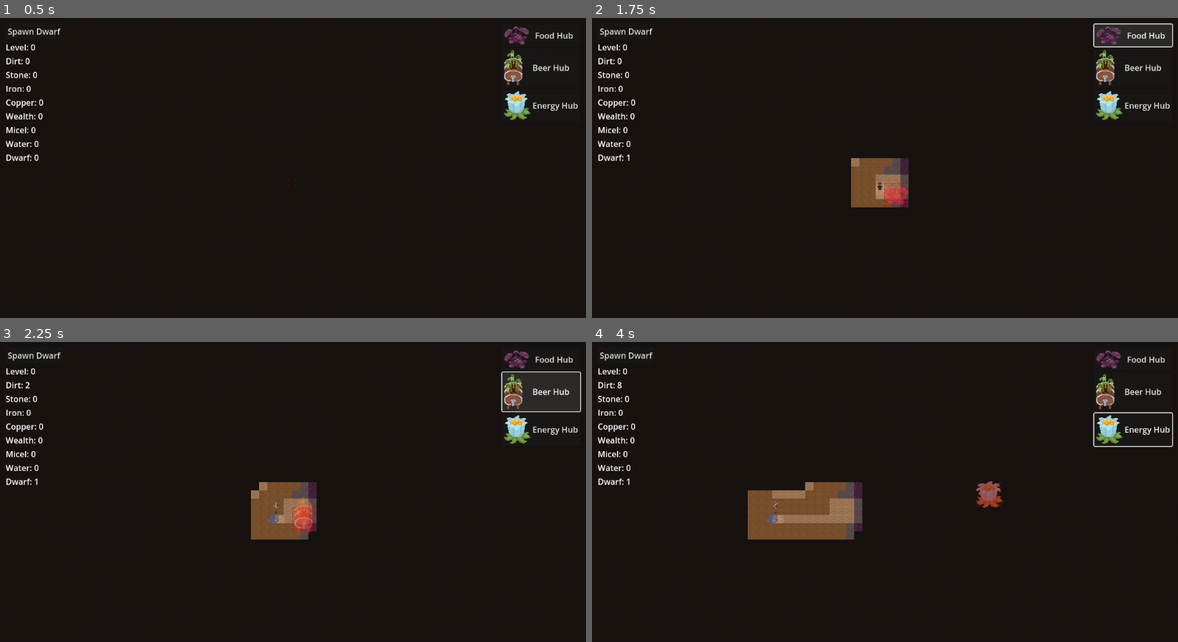
Above: before the commit, frames 1-4 (two rows, left to right).
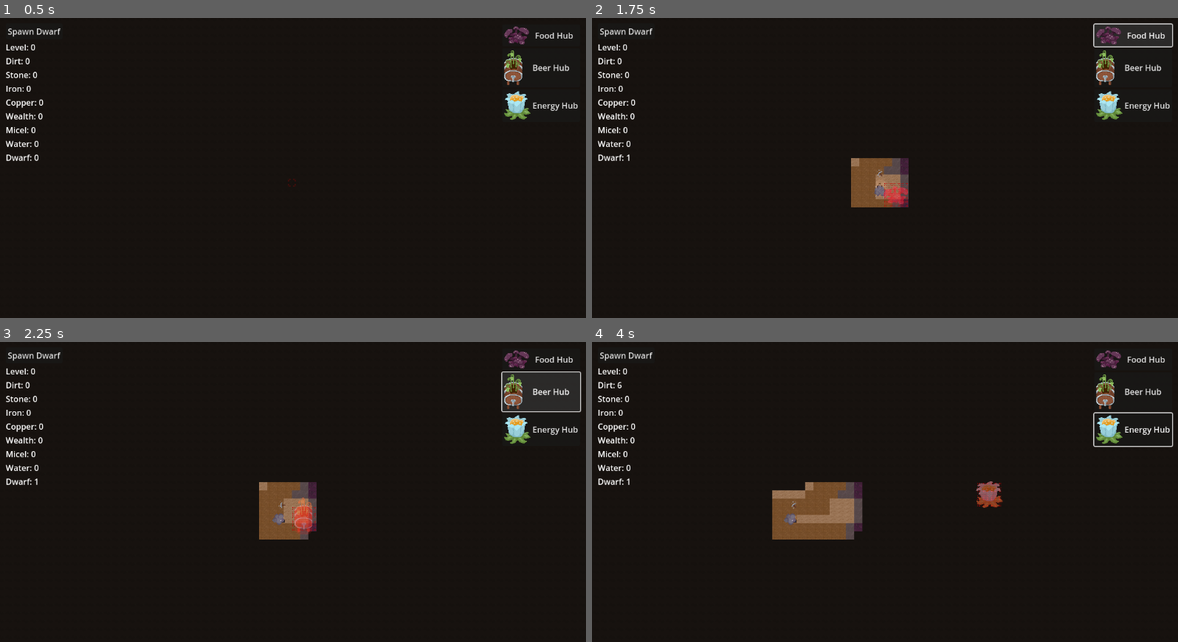
Above: after the commit, the same moments.

Repository: themoonforge/evergrove
Game: Godot game, scene res://world.tscn
The game is run twice, just before and just after one commit, with the same random seed, the same clock (stepped at 60 frames per second) and the same inputs.
Inputs (mouse positions are in pixels of both pictures, inside the frame that each line leads up to):
- Up to frame 1 (0.5 s): no input
- Up to frame 2 (1.75 s): click "Spawn Dwarf" at 0.5 s; click "Food Hub" at 1.25 s
- Up to frame 3 (2.25 s): click "Beer Hub" at 2 s
- Up to frame 4 (4 s): click "Energy Hub" at 2.75 s; tap Enter at 3.5 s; move the mouse to (1013, 489) at 3.52 s; hold Right (ui_right) from 3.53 s (still down); tap G at 3.6 s; click (1013, 489) at 3.67 s

Frame 1 is identical in both runs. In frame 2, less than 0.1% of the frame differs, in the area x 48-51%, y 50-60%; in frame 3, 0.3%; in frame 4, 0.8%, in the area x 4-36%, y 13-66%.

Commit message:
simplify agent logic + dwarf hair fix

Diff:
--- a/evergrove/AI/agent.gd
+++ b/evergrove/AI/agent.gd
@@ -1,5 +1,7 @@
 # Controller for an individual instance of an AI agent
 class_name Agent extends Node
+
+const Utils = preload("res://Utils.gd")
 
 # defaults
 const DEFAULT_TYPE: ai_globals.AGENT_TYPE = ai_globals.AGENT_TYPE.DWARF
@@ -88,53 +90,63 @@
 		return
 
 	var task: Task = tasks.front()
+	var dwarf: Dwarf = self.get_parent()
 
 	match task.type:
 		ai_globals.TASK_TYPE.MOVE_TO:
 			# TODO: do not use Vec3 distance or +- 1 layer might falsely trigger target reached
-			if Vector3(self.get_parent().current_position.x, self.get_parent().current_position.y, self.get_parent().current_level).distance_to(Vector3(task.location.coordinates.x, task.location.coordinates.y, task.location.layer)) > 1.0 and not working_on_task:
-				var movement_target:Vector3i = self.get_parent().walk_to(Vector2(task.location.coordinates.x, task.location.coordinates.y), task.location.layer)
-				task.location.coordinates.x = movement_target.x
-				task.location.coordinates.y = movement_target.y
-				task.location.layer = movement_target.z
-				print("Agent "+str(self)+" moving to task location "+str(task.location))
-				working_on_task = true
-			elif Vector3(self.get_parent().current_position.x, self.get_parent().current_position.y, self.get_parent().current_level).distance_to(Vector3(task.location.coordinates.x, task.location.coordinates.y, task.location.layer)) < 1.0 and  working_on_task:
+			if !working_on_task: # && !is_on_position(dwarf, task.location.coordinates, task.location.layer):
+				walk_to(dwarf, task)
+			else:
+				if is_finished_walking(dwarf):
+					if !is_on_position(dwarf, task):
+						print("woops not on possition -> debug needed")
 					if task.waiting_time <= 0:
 						if task.has_callback:
-							task.callback.call(self.get_parent())
+							task.callback.call(dwarf)
 						tasks.pop_front()
 						print("Agent "+str(self)+" reached task location")
 						working_on_task = false
+						accepting_tasks = true
 					elif !task.running:
 						task.running = true
-						task.waining_callback.call(self.get_parent())
+						task.waining_callback.call(dwarf)
 					else:
 						task.waiting_time -= 1
+				else:
+					print("Agent "+str(self)+" still on task")
 		ai_globals.TASK_TYPE.SLEEP:
 			if task.location.invalid:
 				print("Agent "+str(self)+" unable to do sleep task, target invalid (probably no energy hub exists)")
 				return
-			if not working_on_task:
-				var movement_target:Vector3i = self.get_parent().walk_to(Vector2(task.location.coordinates.x, task.location.coordinates.y), task.location.layer)
-				task.location.coordinates.x = movement_target.x
-				task.location.coordinates.y = movement_target.y
-				task.location.layer = movement_target.z
-				print("Agent "+str(self)+" moving to task location "+str(task.location))
-				working_on_task = true
-			elif Vector3(self.get_parent().current_position.x, self.get_parent().current_position.y, self.get_parent().current_level).distance_to(Vector3(task.location.coordinates.x, task.location.coordinates.y, task.location.layer)) < 1.0 and working_on_task:
-				#print("Agent "+str(self)+" reached task location")
-				if energy < DEFAULT_ENERGY:
-					self.get_parent().set_sleeping()
+			if !working_on_task: # && !is_on_position(dwarf, task.location.coordinates, task.location.layer):
+				walk_to(dwarf, task)
+			else:
+				if is_finished_walking(dwarf):
+					dwarf.set_sleeping()
 					if energy + ENERGY_RECHARGE_PER_TICK >= DEFAULT_ENERGY:
 						energy = DEFAULT_ENERGY
 						if task.has_callback:
-							task.callback.call(self.get_parent())
+							task.callback.call(dwarf)
 						tasks.pop_front()
 						recharge_energy_queued = false
 						working_on_task = false
 						accepting_tasks = true
 						zero_energy_mode = false
-						self.get_parent().set_normal()
+						dwarf.set_normal()
 					else:
 						energy += ENERGY_RECHARGE_PER_TICK
+
+func is_on_position(dwarf: Dwarf, task: Task) -> bool:
+	return dwarf.current_level == task.location.layer && task.location.coordinates.distance_to(dwarf.current_position) < 1
+
+func walk_to(dwarf: Dwarf, task: Task) -> void:
+	var movement_target:Vector3i = dwarf.walk_to(task.location.coordinates, task.location.layer)
+	task.location.coordinates.x = movement_target.x
+	task.location.coordinates.y = movement_target.y
+	task.location.layer = movement_target.z
+	print("Agent "+str(self)+" moving to task location "+str(task.location))
+	working_on_task = true
+
+func is_finished_walking(dwarf: Dwarf) -> bool:
+	return dwarf.behaviour == Utils.Behaviour.IDLE || dwarf.walking_path.size() == 0
--- a/evergrove/dwarf/Dwarf.tscn
+++ b/evergrove/dwarf/Dwarf.tscn
@@ -35,26 +35,50 @@
 [ext_resource type="Texture2D" uid="uid://dqikyky8dx0lp" path="res://dwarf/thin/clothing/base_right1.png" id="41_bq5tj"]
 [ext_resource type="Texture2D" uid="uid://damc5e2g33orf" path="res://dwarf/thin/clothing/base_right2.png" id="42_ayiut"]
 [ext_resource type="Texture2D" uid="uid://cos6dorj855xr" path="res://dwarf/thin/hair/pigtails_base_back1.png" id="43_0po0j"]
+[ext_resource type="Texture2D" uid="uid://cdsrbm77idenp" path="res://dwarf/thicc/hair/hair_base_back1.png" id="43_rhq6n"]
+[ext_resource type="Texture2D" uid="uid://cqtnoa5ef6bao" path="res://dwarf/thicc/hair/hair_base_back2.png" id="44_32cl6"]
 [ext_resource type="Texture2D" uid="uid://ykfw7hbqlhpk" path="res://dwarf/thin/hair/pigtails_base_back2.png" id="44_jvku3"]
 [ext_resource type="Texture2D" uid="uid://qwwny1gwq8cu" path="res://dwarf/thin/hair/pigtails_base_front1.png" id="45_ksf8u"]
+[ext_resource type="Texture2D" uid="uid://dnkmbtnw1fys4" path="res://dwarf/thicc/hair/hair_base_front1.png" id="45_vi67o"]
 [ext_resource type="Texture2D" uid="uid://c0daq0nka3pux" path="res://dwarf/thin/hair/pigtails_base_front2.png" id="46_10qqo"]
+[ext_resource type="Texture2D" uid="uid://gfg1dgs524j1" path="res://dwarf/thicc/hair/hair_base_front2.png" id="46_eclmw"]
+[ext_resource type="Texture2D" uid="uid://2chstovrr1oi" path="res://dwarf/thicc/hair/hair_base_left1.png" id="47_326w5"]
 [ext_resource type="Texture2D" uid="uid://bx8qfp8yp56jq" path="res://dwarf/thin/hair/pigtails_base_left1.png" id="47_ne6eh"]
 [ext_resource type="Texture2D" uid="uid://damfdrvwgguem" path="res://dwarf/thin/hair/pigtails_base_left2.png" id="48_1k3m5"]
+[ext_resource type="Texture2D" uid="uid://kg06kjtex3p5" path="res://dwarf/thicc/hair/hair_base_left2.png" id="48_h4jvs"]
 [ext_resource type="Texture2D" uid="uid://c0obw7pa2kehk" path="res://dwarf/thin/hair/pigtails_base_right1.png" id="49_bv2bn"]
+[ext_resource type="Texture2D" uid="uid://bm0gjfjluea8u" path="res://dwarf/thicc/hair/hair_base_right1.png" id="49_j34cu"]
+[ext_resource type="Texture2D" uid="uid://dmncrfxus8kna" path="res://dwarf/thicc/hair/hair_base_right2.png" id="50_4ylsu"]
 [ext_resource type="Texture2D" uid="uid://dg4s7vsbkqcbi" path="res://dwarf/thin/hair/pigtails_base_right2.png" id="50_bnb1r"]
+[ext_resource type="Texture2D" uid="uid://cp3en7jmnsof0" path="res://dwarf/thicc/clothing/base_back1.png" id="51_2lvc8"]
 [ext_resource type="Texture2D" uid="uid://h1idmsb2ertm" path="res://dwarf/light.png" id="51_d1oub"]
 [ext_resource type="Texture2D" uid="uid://jp56uc3l0g6q" path="res://dwarf/beer/beer1.png" id="51_epq61"]
 [ext_resource type="Texture2D" uid="uid://inm3k1w0cnk" path="res://dwarf/dust/dust1.png" id="51_odk3u"]
+[ext_resource type="Texture2D" uid="uid://dkpx0sf18yr8c" path="res://dwarf/thicc/clothing/base_back2.png" id="52_0khjb"]
 [ext_resource type="Texture2D" uid="uid://dtp6gtdaufklt" path="res://dwarf/beer/beer2.png" id="52_8lj4m"]
 [ext_resource type="Texture2D" uid="uid://cvjnd6ve7kkt2" path="res://placeholder.png" id="52_hkdl5"]
 [ext_resource type="Texture2D" uid="uid://bisjwwocnk0ic" path="res://dwarf/dust/dust2.png" id="52_hp4v7"]
 [ext_resource type="Texture2D" uid="uid://b6jkkm4lent4" path="res://dwarf/food/food1.png" id="53_tupv2"]
 [ext_resource type="Texture2D" uid="uid://wlufure3rfcb" path="res://dwarf/dust/dust3.png" id="53_v265o"]
+[ext_resource type="Texture2D" uid="uid://1x068vkshg8l" path="res://dwarf/thicc/clothing/base_front1.png" id="53_yg6tq"]
 [ext_resource type="Texture2D" uid="uid://cocq3eyna4ea7" path="res://dwarf/food/food2.png" id="54_2ggct"]
+[ext_resource type="Texture2D" uid="uid://u2spnixhjkrb" path="res://dwarf/thicc/clothing/base_front2.png" id="54_wmia4"]
+[ext_resource type="Texture2D" uid="uid://cux3ghefcsvg4" path="res://dwarf/thicc/clothing/base_left1.png" id="55_i8jyk"]
 [ext_resource type="Texture2D" uid="uid://bh5ikmwcyi8c7" path="res://dwarf/pickaxe/pickaxe1.png" id="55_qm2om"]
+[ext_resource type="Texture2D" uid="uid://cj1ykh07barmq" path="res://dwarf/thicc/clothing/base_left2.png" id="56_8ekg6"]
 [ext_resource type="Texture2D" uid="uid://qebsctgxrso0" path="res://dwarf/pickaxe/pickaxe2.png" id="56_rfcbn"]
+[ext_resource type="Texture2D" uid="uid://wo3b6nh471fj" path="res://dwarf/thicc/clothing/base_right1.png" id="57_64smk"]
 [ext_resource type="Texture2D" uid="uid://dg7gg5ic02bg8" path="res://dwarf/energy/energy1.png" id="57_vldmd"]
+[ext_resource type="Texture2D" uid="uid://brmkox3mjs3k8" path="res://dwarf/thicc/clothing/base_right2.png" id="58_rdfrv"]
 [ext_resource type="Texture2D" uid="uid://dkm4b0l610pc3" path="res://dwarf/energy/energy2.png" id="58_uco67"]
+[ext_resource type="Texture2D" uid="uid://hcqg7cku1i2p" path="res://dwarf/thicc/body/medium/medium_skin_back1.png" id="59_c2eke"]
+[ext_resource type="Texture2D" uid="uid://joif70hkgfrr" path="res://dwarf/thicc/body/medium/medium_skin_back2.png" id="60_17g4f"]
+[ext_resource type="Texture2D" uid="uid://dx5gjn01dn7lc" path="res://dwarf/thicc/body/medium/medium_skin_front1.png" id="61_f16lb"]
+[ext_resource type="Texture2D" uid="uid://b1pq4uaj03hd" path="res://dwarf/thicc/body/medium/medium_skin_front2.png" id="62_najyw"]
+[ext_resource type="Texture2D" uid="uid://sbgmgirlxyo2" path="res://dwarf/thicc/body/medium/medium_skin_left1.png" id="63_13hbl"]
+[ext_resource type="Texture2D" uid="uid://bgqhjp6crh355" path="res://dwarf/thicc/body/medium/medium_skin_left2.png" id="64_03r85"]
+[ext_resource type="Texture2D" uid="uid://j18mejkb7pdw" path="res://dwarf/thicc/body/medium/medium_skin_right1.png" id="65_pkj4e"]
+[ext_resource type="Texture2D" uid="uid://3oglnev1bvq8" path="res://dwarf/thicc/body/medium/medium_skin_right2.png" id="66_sfkjb"]
 
 [sub_resource type="SpriteFrames" id="SpriteFrames_04c1a"]
 animations = [{
@@ -289,6 +313,61 @@
 "name": &"default",
 "speed": 5.0
 }, {
+"frames": [{
+"duration": 1.0,
+"texture": ExtResource("43_0po0j")
+}, {
+"duration": 1.0,
+"texture": ExtResource("44_jvku3")
+}],
+"loop": true,
+"name": &"hair_base_back",
+"speed": 5.0
+}, {
+"frames": [{
+"duration": 1.0,
+"texture": ExtResource("45_ksf8u")
+}, {
+"duration": 1.0,
+"texture": ExtResource("46_10qqo")
+}],
+"loop": true,
+"name": &"hair_base_front",
+"speed": 5.0
+}, {
+"frames": [{
+"duration": 1.0,
+"texture": ExtResource("45_ksf8u")
+}, {
+"duration": 1.0,
+"texture": ExtResource("46_10qqo")
+}],
+"loop": true,
+"name": &"hair_base_idle",
+"speed": 5.0
+}, {
+"frames": [{
+"duration": 1.0,
+"texture": ExtResource("47_ne6eh")
+}, {
+"duration": 1.0,
+"texture": ExtResource("48_1k3m5")
+}],
+"loop": true,
+"name": &"hair_base_left",
+"speed": 5.0
+}, {
+"frames": [{
+"duration": 1.0,
+"texture": ExtResource("49_bv2bn")
+}, {
+"duration": 1.0,
+"texture": ExtResource("50_bnb1r")
+}],
+"loop": true,
+"name": &"hair_base_right",
+"speed": 5.0
+}, {
 "frames": [],
 "loop": true,
 "name": &"iro_ginger",
@@ -397,6 +476,400 @@
 "frames": [],
 "loop": true,
 "name": &"pigtails_grey",
+"speed": 5.0
+}]
+
+[sub_resource type="SpriteFrames" id="SpriteFrames_5kv3e"]
+animations = [{
+"frames": [{
+"duration": 1.0,
+"texture": ExtResource("59_c2eke")
+}, {
+"duration": 1.0,
+"texture": ExtResource("60_17g4f")
+}],
+"loop": true,
+"name": &"dark_back",
+"speed": 5.0
+}, {
+"frames": [{
+"duration": 1.0,
+"texture": ExtResource("61_f16lb")
+}, {
+"duration": 1.0,
+"texture": ExtResource("62_najyw")
+}],
+"loop": true,
+"name": &"dark_front",
+"speed": 5.0
+}, {
+"frames": [{
+"duration": 1.0,
+"texture": ExtResource("61_f16lb")
+}, {
+"duration": 1.0,
+"texture": ExtResource("62_najyw")
+}],
+"loop": true,
+"name": &"dark_idle",
+"speed": 5.0
+}, {
+"frames": [{
+"duration": 1.0,
+"texture": ExtResource("63_13hbl")
+}, {
+"duration": 1.0,
+"texture": ExtResource("64_03r85")
+}],
+"loop": true,
+"name": &"dark_left",
+"speed": 5.0
+}, {
+"frames": [{
+"duration": 1.0,
+"texture": ExtResource("65_pkj4e")
+}, {
+"duration": 1.0,
+"texture": ExtResource("66_sfkjb")
+}],
+"loop": true,
+"name": &"dark_right",
+"speed": 5.0
+}, {
+"frames": [{
+"duration": 1.0,
+"texture": ExtResource("59_c2eke")
+}, {
+"duration": 1.0,
+"texture": ExtResource("60_17g4f")
+}],
+"loop": true,
+"name": &"light_back",
+"speed": 5.0
+}, {
+"frames": [{
+"duration": 1.0,
+"texture": ExtResource("61_f16lb")
+}, {
+"duration": 1.0,
+"texture": ExtResource("62_najyw")
+}],
+"loop": true,
+"name": &"light_front",
+"speed": 5.0
+}, {
+"frames": [{
+"duration": 1.0,
+"texture": ExtResource("61_f16lb")
+}, {
+"duration": 1.0,
+"texture": ExtResource("62_najyw")
+}],
+"loop": true,
+"name": &"light_idle",
+"speed": 5.0
+}, {
+"frames": [{
+"duration": 1.0,
+"texture": ExtResource("63_13hbl")
+}, {
+"duration": 1.0,
+"texture": ExtResource("64_03r85")
+}],
+"loop": true,
+"name": &"light_left",
+"speed": 5.0
+}, {
+"frames": [{
+"duration": 1.0,
+"texture": ExtResource("65_pkj4e")
+}, {
+"duration": 1.0,
+"texture": ExtResource("66_sfkjb")
+}],
+"loop": true,
+"name": &"light_right",
+"speed": 5.0
+}, {
+"frames": [{
+"duration": 1.0,
+"texture": ExtResource("59_c2eke")
+}, {
+"duration": 1.0,
+"texture": ExtResource("60_17g4f")
+}],
+"loop": true,
+"name": &"medium_back",
+"speed": 5.0
+}, {
+"frames": [{
+"duration": 1.0,
+"texture": ExtResource("61_f16lb")
+}, {
+"duration": 1.0,
+"texture": ExtResource("62_najyw")
+}],
+"loop": true,
+"name": &"medium_front",
+"speed": 5.0
+}, {
+"frames": [{
+"duration": 1.0,
+"texture": ExtResource("61_f16lb")
+}, {
+"duration": 1.0,
+"texture": ExtResource("62_najyw")
+}],
+"loop": true,
+"name": &"medium_idle",
+"speed": 5.0
+}, {
+"frames": [{
+"duration": 1.0,
+"texture": ExtResource("63_13hbl")
+}, {
+"duration": 1.0,
+"texture": ExtResource("64_03r85")
+}],
+"loop": true,
+"name": &"medium_left",
+"speed": 5.0
+}, {
+"frames": [{
+"duration": 1.0,
+"texture": ExtResource("65_pkj4e")
+}, {
+"duration": 1.0,
+"texture": ExtResource("66_sfkjb")
+}],
+"loop": true,
+"name": &"medium_right",
+"speed": 5.0
+}]
+
+[sub_resource type="SpriteFrames" id="SpriteFrames_8gid6"]
+animations = [{
+"frames": [{
+"duration": 1.0,
+"texture": ExtResource("51_2lvc8")
+}, {
+"duration": 1.0,
+"texture": ExtResource("52_0khjb")
+}],
+"loop": true,
+"name": &"back",
+"speed": 5.0
+}, {
+"frames": [{
+"duration": 1.0,
+"texture": ExtResource("53_yg6tq")
+}, {
+"duration": 1.0,
+"texture": ExtResource("54_wmia4")
+}],
+"loop": true,
+"name": &"front",
+"speed": 5.0
+}, {
+"frames": [{
+"duration": 1.0,
+"texture": ExtResource("53_yg6tq")
+}, {
+"duration": 1.0,
+"texture": ExtResource("54_wmia4")
+}],
+"loop": true,
+"name": &"idle",
+"speed": 5.0
+}, {
+"frames": [{
+"duration": 1.0,
+"texture": ExtResource("55_i8jyk")
+}, {
+"duration": 1.0,
+"texture": ExtResource("56_8ekg6")
+}],
+"loop": true,
+"name": &"left",
+"speed": 5.0
+}, {
+"frames": [{
+"duration": 1.0,
+"texture": ExtResource("57_64smk")
+}, {
+"duration": 1.0,
+"texture": ExtResource("58_rdfrv")
+}],
+"loop": true,
+"name": &"right",
+"speed": 5.0
+}]
+
+[sub_resource type="SpriteFrames" id="SpriteFrames_ei4od"]
+animations = [{
+"frames": [{
+"duration": 1.0,
+"texture": ExtResource("43_rhq6n")
+}, {
+"duration": 1.0,
+"texture": ExtResource("44_32cl6")
+}],
+"loop": true,
+"name": &"hair_base_back",
+"speed": 5.0
+}, {
+"frames": [{
+"duration": 1.0,
+"texture": ExtResource("45_vi67o")
+}, {
+"duration": 1.0,
+"texture": ExtResource("46_eclmw")
+}],
+"loop": true,
+"name": &"hair_base_front",
+"speed": 5.0
+}, {
+"frames": [{
+"duration": 1.0,
+"texture": ExtResource("45_vi67o")
+}, {
+"duration": 1.0,
+"texture": ExtResource("46_eclmw")
+}],
+"loop": true,
+"name": &"hair_base_idle",
+"speed": 5.0
+}, {
+"frames": [{
+"duration": 1.0,
+"texture": ExtResource("47_326w5")
+}, {
+"duration": 1.0,
+"texture": ExtResource("48_h4jvs")
+}],
+"loop": true,
+"name": &"hair_base_left",
+"speed": 5.0
+}, {
+"frames": [{
+"duration": 1.0,
+"texture": ExtResource("49_j34cu")
+}, {
+"duration": 1.0,
+"texture": ExtResource("50_4ylsu")
+}],
+"loop": true,
+"name": &"hair_base_right",
+"speed": 5.0
+}, {
+"frames": [{
+"duration": 1.0,
+"texture": ExtResource("43_rhq6n")
+}, {
+"duration": 1.0,
+"texture": ExtResource("44_32cl6")
+}],
+"loop": true,
+"name": &"none_back",
+"speed": 5.0
+}, {
+"frames": [{
+"duration": 1.0,
+"texture": ExtResource("45_vi67o")
+}, {
+"duration": 1.0,
+"texture": ExtResource("46_eclmw")
+}],
+"loop": true,
+"name": &"none_front",
+"speed": 5.0
+}, {
+"frames": [{
+"duration": 1.0,
+"texture": ExtResource("45_vi67o")
+}, {
+"duration": 1.0,
+"texture": ExtResource("46_eclmw")
+}],
+"loop": true,
+"name": &"none_idle",
+"speed": 5.0
+}, {
+"frames": [{
+"duration": 1.0,
+"texture": ExtResource("47_326w5")
+}, {
+"duration": 1.0,
+"texture": ExtResource("48_h4jvs")
+}],
+"loop": true,
+"name": &"none_left",
+"speed": 5.0
+}, {
+"frames": [{
+"duration": 1.0,
+"texture": ExtResource("49_j34cu")
+}, {
+"duration": 1.0,
+"texture": ExtResource("50_4ylsu")
+}],
+"loop": true,
+"name": &"none_right",
+"speed": 5.0
+}, {
+"frames": [{
+"duration": 1.0,
+"texture": ExtResource("43_rhq6n")
+}, {
+"duration": 1.0,
+"texture": ExtResource("44_32cl6")
+}],
+"loop": true,
+"name": &"pigtails_base_back",
+"speed": 5.0
+}, {
+"frames": [{
+"duration": 1.0,
+"texture": ExtResource("45_vi67o")
+}, {
+"duration": 1.0,
+"texture": ExtResource("46_eclmw")
+}],
+"loop": true,
+"name": &"pigtails_base_front",
+"speed": 5.0
+}, {
+"frames": [{
+"duration": 1.0,
+"texture": ExtResource("45_vi67o")
+}, {
+"duration": 1.0,
+"texture": ExtResource("46_eclmw")
+}],
+"loop": true,
+"name": &"pigtails_base_idle",
+"speed": 5.0
+}, {
+"frames": [{
+"duration": 1.0,
+"texture": ExtResource("47_326w5")
+}, {
+"duration": 1.0,
+"texture": ExtResource("48_h4jvs")
+}],
+"loop": true,
+"name": &"pigtails_base_left",
+"speed": 5.0
+}, {
+"frames": [{
+"duration": 1.0,
+"texture": ExtResource("49_j34cu")
+}, {
+"duration": 1.0,
+"texture": ExtResource("50_4ylsu")
+}],
+"loop": true,
+"name": &"pigtails_base_right",
 "speed": 5.0
 }]
 
@@ -524,7 +997,7 @@
 y_sort_enabled = true
 position = Vector2(0, 9)
 sprite_frames = SubResource("SpriteFrames_04c1a")
-animation = &"medium_idle"
+animation = &"dark_idle"
 offset = Vector2(0, -9)
 
 [node name="Clothing" type="AnimatedSprite2D" parent="ThinBase"]
@@ -538,16 +1011,23 @@
 y_sort_enabled = true
 position = Vector2(0, 9)
 sprite_frames = SubResource("SpriteFrames_gi7fk")
+animation = &"hair_base_right"
 offset = Vector2(0, -9)
 
 [node name="ThiccBase" type="Node2D" parent="."]
 visible = false
 
+[node name="Body" type="AnimatedSprite2D" parent="ThiccBase"]
+sprite_frames = SubResource("SpriteFrames_5kv3e")
+animation = &"dark_idle"
+
+[node name="Clothing" type="AnimatedSprite2D" parent="ThiccBase"]
+sprite_frames = SubResource("SpriteFrames_8gid6")
+animation = &"idle"
+
 [node name="Hair" type="AnimatedSprite2D" parent="ThiccBase"]
-
-[node name="Clothing" type="AnimatedSprite2D" parent="ThiccBase"]
-
-[node name="Body" type="AnimatedSprite2D" parent="ThiccBase"]
+sprite_frames = SubResource("SpriteFrames_ei4od")
+animation = &"hair_base_left"
 
 [node name="EffectAnimator" type="AnimatedSprite2D" parent="."]
 visible = false
--- a/evergrove/dwarf/dwarf.gd
+++ b/evergrove/dwarf/dwarf.gd
@@ -60,19 +60,20 @@
 
 enum DwarfType {
 	THICC,
-	THIN
+	THIN,
 }
 
 enum DwarfSkin {
 	LIGHT,
 	MEDIUM,
-	DARK
+	DARK,
 }
 
 enum DwarfHair {
 	NONE,
 	PIGTAILS,
-	#IRO
+	HAIR_BASE,
+	#IRO,
 }
 
 @export var action_effect_animator_position: Vector2
@@ -88,8 +89,7 @@
 	action_effect_animator_position = action_effect_animator.position
 	var rng = RandomNumberGenerator.new()
 	rng.randi_range(0, 1)
-	#var random_type = rng.randi_range(0, 1)
-	var random_type = 1
+	var random_type = rng.randi_range(0, 1)
 	match random_type:
 		0:
 			type = DwarfType.THICC
@@ -105,14 +105,14 @@
 		2:
 			skin = DwarfSkin.DARK
 
-	var random_hair = rng.randi_range(0, 1)
+	var random_hair = rng.randi_range(0, 2)
 	match random_hair:
 		0:
 			hair = DwarfHair.NONE
 		1:
 			hair = DwarfHair.PIGTAILS
-		#2:
-		#	hair = DwarfHair.IRO
+		2:
+			hair = DwarfHair.HAIR_BASE
 
 	match type:
 		DwarfType.THICC:
@@ -202,6 +202,8 @@
 			hair_animation_name = "none_%s" % [animation]
 		DwarfHair.PIGTAILS:
 			hair_animation_name = "pigtails_base_%s" % [animation]
+		DwarfHair.HAIR_BASE:
+			hair_animation_name = "hair_base_%s" % [animation]
 
 	play_animation(body_animator, body_animation_name)
 	play_animation(clothing_animator, clothing_animation_name)
@@ -361,7 +363,7 @@
 			if walking_path.size() == 0:
 				set_animation(Utils.Behaviour.IDLE, Utils.WalkingDirection.DEFAULT)
 
-func walk_to(target: Vector2, level: int = current_level) -> Vector3i:
+func walk_to(target: Vector2i, level: int = current_level) -> Vector3i:
 	print("walk_to")
 	if (walking_path.size() > 0):
 		print("Already walking")
Not shown: 1 places in evergrove/dwarf/Dwarf.tscn that only renumber resources
